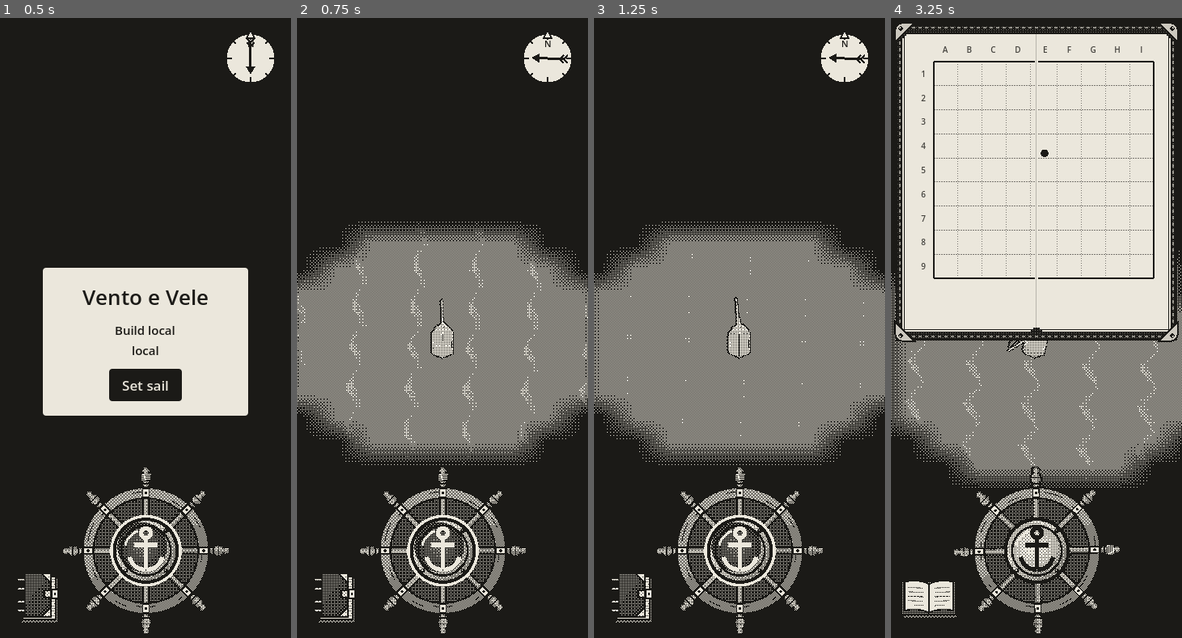
Above: before the commit, frames 1-4 (left to right).
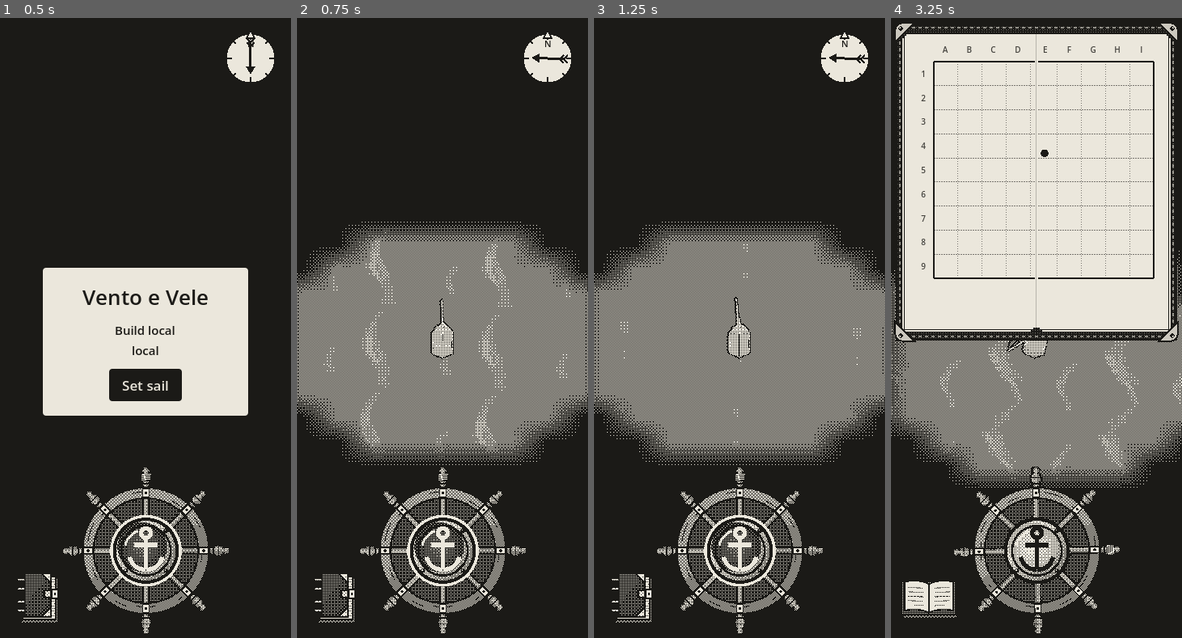
Above: after the commit, the same moments.

Repository: EnricoLabarile/Sail
Game: Godot game, scene res://Assets/Scenes/Overworld.tscn
The game is run twice, just before and just after one commit, with the same random seed, the same clock (stepped at 60 frames per second) and the same inputs.
Inputs (mouse positions are in pixels of both pictures, inside the frame that each line leads up to):
- Up to frame 1 (0.5 s): no input
- Up to frame 2 (0.75 s): click "Set sail" at 0.5 s
- Up to frame 3 (1.25 s): no input
- Up to frame 4 (3.25 s): tap Enter (ui_accept) at 1.25 s; drag from (1036, 545) to (1065, 197) at 1.27 s; drag from (928, 600) to (1021, 470) at 2.02 s; move the mouse to (1065, 197) at 2.77 s; hold Right (ui_right) from 2.78 s (still down)

Frame 1 is identical in both runs. In frame 2, 0.6% of the frame differs, in the area x 0-100%, y 32-73%; in frame 3, less than 0.1%; in frame 4, 0.5%.

Commit message:
s update

Diff:
--- a/Assets/Landscape/world/sea.gd
+++ b/Assets/Landscape/world/sea.gd
@@ -7,7 +7,7 @@
 ## It's made here in code (and not as a node in the scene) so it doesn't cover the editor's view.
 
 # The sea texture follows the wind (Wind.from_deg), a little late.
-@export var follow_time := 1.0        # seconds: how late the texture turns after the wind
+@export var follow_time := 15        # seconds: how late the texture turns after the wind
 # The drawing points to its RIGHT: that's the way the wind blows in it. With the wind blowing toward the east
 # (coming from the west, Wind.from_deg = 270) the drawing isn't turned at all; for any other wind it's turned by
 # the difference. That's what the 90 below does: 270 + 90 = 360 = no turn.
--- a/Assets/Landscape/world/sea.gdshader
+++ b/Assets/Landscape/world/sea.gdshader
@@ -15,7 +15,7 @@
 // The sea texture: one image, repeated over the water. hint_default_white: with no image it's plain white,
 // so the sea is just sea_color. filter_nearest: crisp pixels; repeat_enable: it tiles.
 uniform sampler2D sea_tex : source_color, hint_default_white, filter_nearest, repeat_enable;
-uniform float tile_size = 8.0;       // metres of sea one tile of the texture covers
+uniform float tile_size = 16.0;       // metres of sea one tile of the texture covers
 // The flipbook: the image can hold several frames side by side, frames_x across and frames_y down
 // (like a Flipbook in Unreal). They play in turn, fps frames a second. 1 x 1 = one still tile.
 uniform int frames_x = 1;
Binary file changed: Assets/Landscape/world/sea_tex.png
